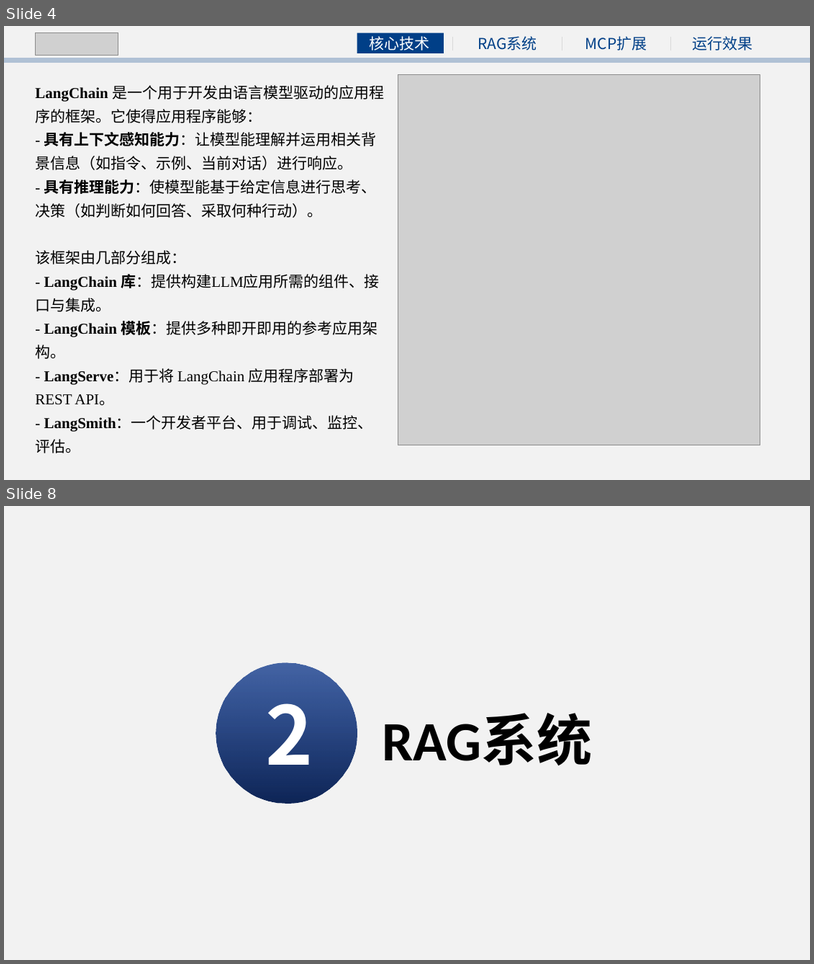
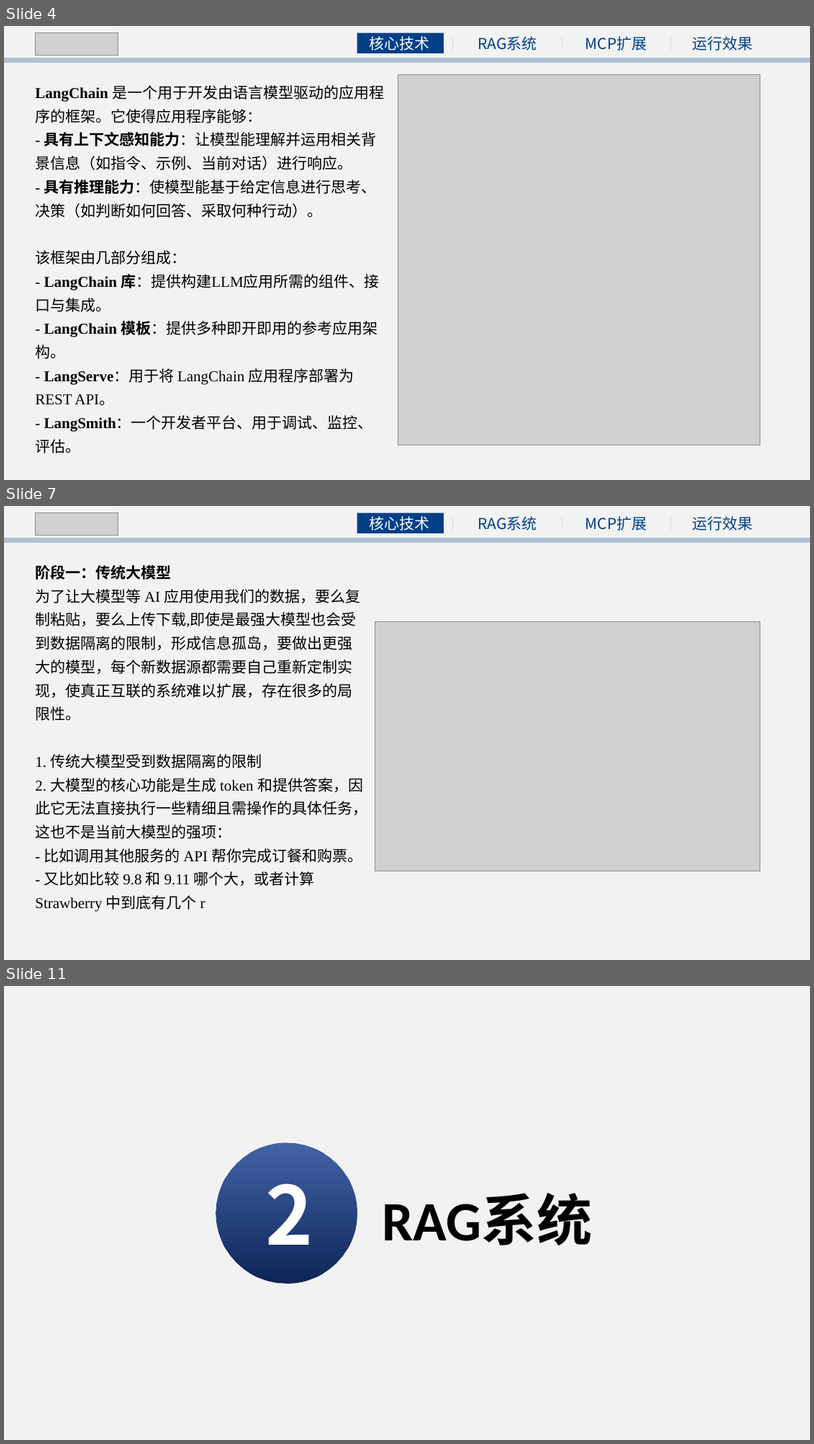
Before and after one commit to Orzjh/langchain-study, a slide deck: LangChain 系列教程（九）：综合实战——RAG+MCP/LangChain & MCP.pptx. Shown one above the other, each under a label of ours: slides 4 and 8 before the commit, slides 4, 7 and 11 after it; the slides between them are not shown. The pictures are 814x964 and 814x1444 pixels, drawn with LibreOffice and Linux fonts; fonts in the diff are those of the drawing; grey boxes stand for pictures. Boxes give left, top, right and bottom in pixels: in the first picture for what was removed or moved away, otherwise in the second. Text is boxed around its words. In the diff, an @@ line names an element or a change of style, - is before the commit and + after.

```diff
--- a/LangChain 系列教程（九）：综合实战——RAG+MCP/LangChain & MCP.pptx
+++ b/LangChain 系列教程（九）：综合实战——RAG+MCP/LangChain & MCP.pptx
@@ slide 7 added at [4, 506, 810, 960], background #F2F2F2 @@
@@ picture added at [36, 512, 118, 536] @@
@@ text added at [586, 516, 648, 530], 18 pt, text #003F87 @@
+MCP扩展
@@ group added at [358, 512, 754, 533]: 3 texts, 3 lines, 1 rectangle @@
+核心技术
+RAG系统
+运行效果
@@ rectangle added at [4, 538, 810, 543], fill #003F87 at 27% opacity @@
@@ text added at [35, 565, 368, 911], 18 pt, text #000000 @@
+阶段一：传统大模型
+为了让大模型等 AI 应用使用我们的数据，要么复制粘贴，要么上传下载,即使是最强大模型也会受到数据隔离的限制，形成信息孤岛，要做出更强大的模型，每个新数据源都需要自己重新定制实现，使真正互联的系统难以扩展，存在很多的局限性。
+1. 传统大模型受到数据隔离的限制
+2. 大模型的核心功能是生成 token 和提供答案，因此它无法直接执行一些精细且需操作的具体任务，这也不是当前大模型的强项：
+- 比如调用其他服务的 API 帮你完成订餐和购票。
+- 又比如比较 9.8 和 9.11 哪个大，或者计算 Strawberry 中到底有几个 r
@@ picture added at [376, 621, 761, 870] @@
@@ what was slide 8 is now slide 11 @@
```
Also in this commit, not shown: 1 slide changed, 2 other slides added, 38 other files.
